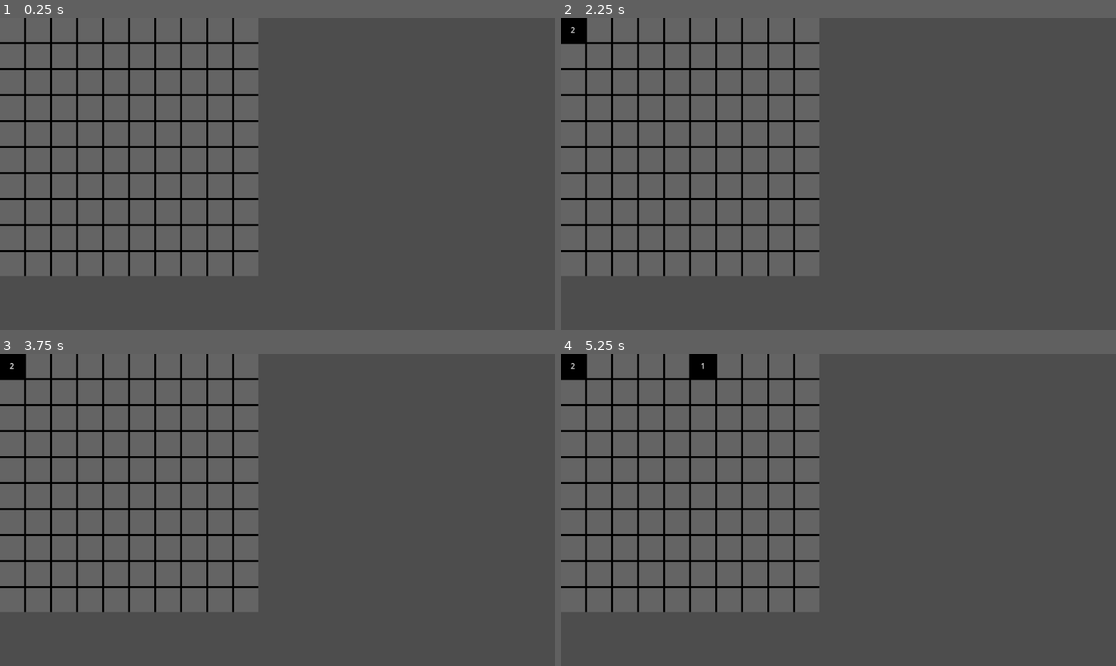
Above: before the commit, frames 1-4 (two rows, left to right).
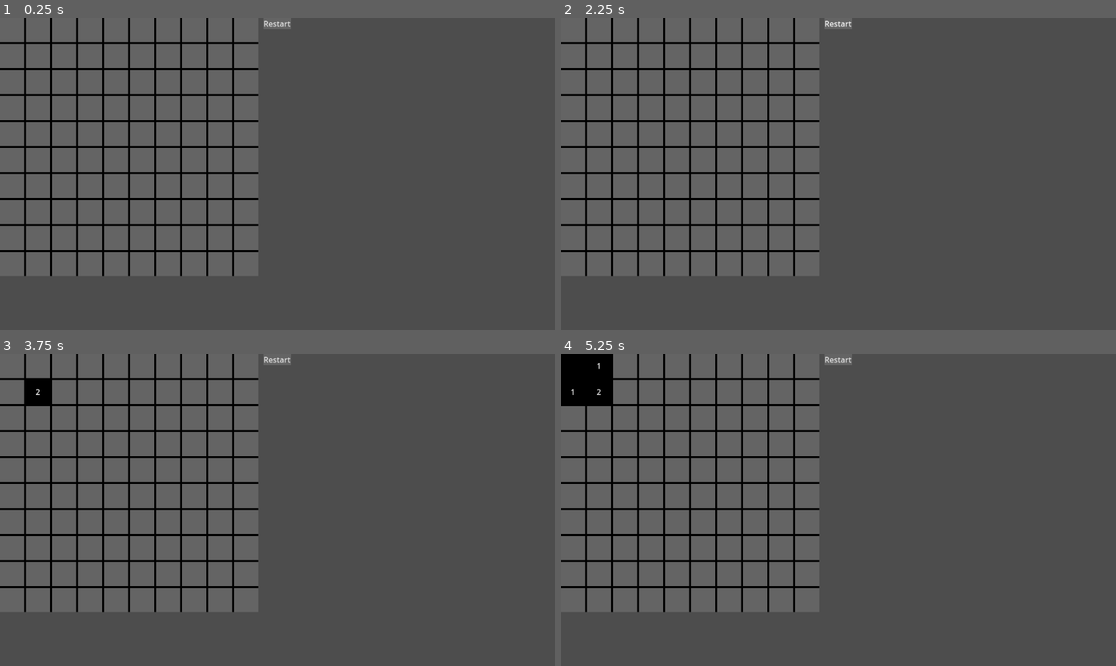
Above: after the commit, the same moments.

Repository: Vorgenstad/minesweeper
Game: Godot game, scene res://scenes/game/game.tscn
Same seed, same stepped clock (60 frames per second), same inputs: the game is played once before the commit and once after it.
Inputs (mouse positions are in pixels of both pictures, inside the frame that each line leads up to):
- Up to frame 1 (0.25 s): no input
- Up to frame 2 (2.25 s): click (838, 24) at 0.5 s, where only the run after the commit has a clickable "Restart"; click (572, 30) at 1.27 s; click (838, 24) at 2 s, where only the run after the commit has a clickable "Restart"
- Up to frame 3 (3.75 s): click (277, 360) at 2.75 s, where only the run after the commit has a clickable "Restart"; click "2" at 3.5 s
- Up to frame 4 (5.25 s): click (572, 366) at 4.27 s; click "1" at 5 s

The runs differ from the first frame. In frame 1, less than 0.1% of the frame differs, in the area x 47-53%, y 0-3%; in frame 2, 0.4%; in frame 3, 0.7%; in frame 4, 1.4%, in the area x 0-53%, y 0-17%.

Commit message:
Added reset button

Diff:
--- a/scenes/board/board.gd
+++ b/scenes/board/board.gd
@@ -7,34 +7,64 @@
 @export var bomb_cell_scene: PackedScene
 @export var empty_cell_scene: PackedScene
 
+var _grid_container: GridContainer
+
 var _grid: Array
+
+var _rows: int
+var _columns: int
+var _bombs: int
 
 const _DIRECTIONS = [-1, 0, 1]
 
-func generate(rows: int, columns: int, bombs: int) -> void:
-	assert(rows * columns >= bombs, "Attempted to generate a board with more bombs than available cells.")
+func initialize(rows: int, columns: int, bombs: int) -> void:
+	assert(rows * columns >= bombs, "Attempted to initialize a board with more bombs than available cells.")
 
-	_generate_random_grid(rows, columns, bombs)
+	_rows = rows
+	_columns = columns
+	_bombs = bombs
 
-	var grid_container = GridContainer.new()
+	_grid_container = GridContainer.new()
+	_grid_container.columns = _columns
 
-	grid_container.columns = columns
+	_generate_random_grid()
 
-	_insert_grid_into_container(grid_container)
+	%PanelContainer.add_child(_grid_container)
 
-	%PanelContainer.add_child(grid_container)
+func reset() -> void:
+	_grid = []
 
-func _generate_random_grid(rows: int, columns: int, bombs: int) -> void:
+	var children = _grid_container.get_children()
+	for c in children:
+		_grid_container.remove_child(c)
+		c.queue_free()
+
+	_generate_random_grid()
+
+func _generate_random_grid() -> void:
+	_randomize_grid()
+
+	for row in _grid.size():
+		for column in _grid[0].size():
+			var cell: Cell = _grid[row][column]
+
+			if cell is EmptyCell:
+				_setup_empty_cell(cell, row, column)
+
+			_grid_container.add_child(cell)
+
+func _randomize_grid() -> void:
 	var flat_grid = []
+	var _bombs_to_place = _bombs
 
-	for row in rows:
-		for column in columns:
-			if (bombs > 0):
+	for row in _rows:
+		for column in _columns:
+			if (_bombs_to_place > 0):
 				var bomb_cell = _setup_bomb_cell()
 
 				flat_grid.append(bomb_cell)
 
-				bombs -= 1
+				_bombs_to_place -= 1
 			else:
 				var empty_cell = empty_cell_scene.instantiate()
 
@@ -44,16 +74,16 @@
 
 	var index = 0
 
-	for row in rows:
+	for row in _rows:
 		_grid.append([])
 
-		for column in columns:
+		for column in _columns:
 			_grid[row].append(flat_grid[index])
 
 			index += 1
 
-	for row in rows:
-		for column in columns:
+	for row in _rows:
+		for column in _columns:
 			var cell: Cell = _grid[row][column]
 
 			if cell is EmptyCell:
@@ -70,16 +100,6 @@
 	bomb_cell.connect("pressed", _on_bomb_cell_pressed)
 
 	return bomb_cell
-
-func _insert_grid_into_container(grid_container: GridContainer) -> void:
-	for row in _grid.size():
-		for column in _grid[0].size():
-			var cell: Cell = _grid[row][column]
-
-			if cell is EmptyCell:
-				_setup_empty_cell(cell, row, column)
-
-			grid_container.add_child(cell)
 
 func _setup_empty_cell(empty_cell: EmptyCell, row: int, column: int) -> void:
 	var value := 0
--- a/scenes/game/game.gd
+++ b/scenes/game/game.gd
@@ -7,17 +7,17 @@
 @export var columns: int = 10
 @export var bombs: int = 20
 
-var empty_cells = rows * columns - bombs
+var _board: Board
+var _empty_cells = rows * columns - bombs
 
 func _ready() -> void:
-	var board = board_scene.instantiate()
+	_board = board_scene.instantiate()
+	_board.connect("bomb_pressed", _on_board_bomb_pressed)
+	_board.connect("empty_cell_pressed", _on_board_empty_cell_pressed)
 
-	board.connect("bomb_pressed", _on_board_bomb_pressed)
-	board.connect("empty_cell_pressed", _on_board_empty_cell_pressed)
+	_board.initialize(rows, columns, bombs)
 
-	board.generate(rows, columns, bombs)
-
-	add_child(board)
+	%Container.add_child(_board)
 
 func _on_board_bomb_pressed() -> void:
 	get_tree().paused = true
@@ -25,8 +25,11 @@
 	print("Game Over!")
 
 func _on_board_empty_cell_pressed() -> void:
-	empty_cells -= 1
+	_empty_cells -= 1
 
-	if empty_cells == 0:
+	if _empty_cells == 0:
 		get_tree().paused = true
 		print("You win!")
+
+func _on_top_bar_restart_actioned() -> void:
+	_board.reset()
--- a/scenes/game/game.tscn
+++ b/scenes/game/game.tscn
@@ -1,8 +1,22 @@
-[gd_scene load_steps=3 format=3 uid="uid://b533tyow0ytax"]
+[gd_scene load_steps=4 format=3 uid="uid://b533tyow0ytax"]
 
-[ext_resource type="Script" path="res://scenes/game/game.gd" id="1_b7r1f"]
+[ext_resource type="Script" uid="uid://ctgenu6ow5nbh" path="res://scenes/game/game.gd" id="1_b7r1f"]
 [ext_resource type="PackedScene" uid="uid://bw8cfxu2r8q3y" path="res://scenes/board/board.tscn" id="1_dcj2p"]
+[ext_resource type="PackedScene" uid="uid://4qk7gijraocq" path="res://scenes/top_bar/top_bar.tscn" id="3_0sr1o"]
 
 [node name="Game" type="CanvasLayer"]
 script = ExtResource("1_b7r1f")
 board_scene = ExtResource("1_dcj2p")
+
+[node name="Container" type="VBoxContainer" parent="."]
+unique_name_in_owner = true
+anchors_preset = 15
+anchor_right = 1.0
+anchor_bottom = 1.0
+grow_horizontal = 2
+grow_vertical = 2
+alignment = 1
+
+[node name="TopBar" parent="Container" instance=ExtResource("3_0sr1o")]
+
+[connection signal="restart_actioned" from="Container/TopBar" to="." method="_on_top_bar_restart_actioned"]
--- /dev/null
+++ b/scenes/top_bar/top_bar.gd
@@ -0,0 +1,6 @@
+extends CanvasLayer
+
+signal restart_actioned
+
+func _on_restart_button_pressed() -> void:
+	restart_actioned.emit()
--- /dev/null
+++ b/scenes/top_bar/top_bar.tscn
@@ -0,0 +1,21 @@
+[gd_scene load_steps=2 format=3 uid="uid://4qk7gijraocq"]
+
+[ext_resource type="Script" uid="uid://ghrdr2ek5idv" path="res://scenes/top_bar/top_bar.gd" id="1_3ftgv"]
+
+[node name="TopBar" type="CanvasLayer"]
+script = ExtResource("1_3ftgv")
+
+[node name="Container" type="HBoxContainer" parent="."]
+unique_name_in_owner = true
+anchors_preset = 10
+anchor_right = 1.0
+offset_bottom = 23.0
+grow_horizontal = 2
+size_flags_vertical = 0
+alignment = 1
+
+[node name="RestartButton" type="Button" parent="Container"]
+layout_mode = 2
+text = "Restart"
+
+[connection signal="pressed" from="Container/RestartButton" to="." method="_on_restart_button_pressed"]
Not shown: 1 places in scenes/board/board.tscn that only renumber resources
Not shown, added: scenes/top_bar/top_bar.gd.uid
